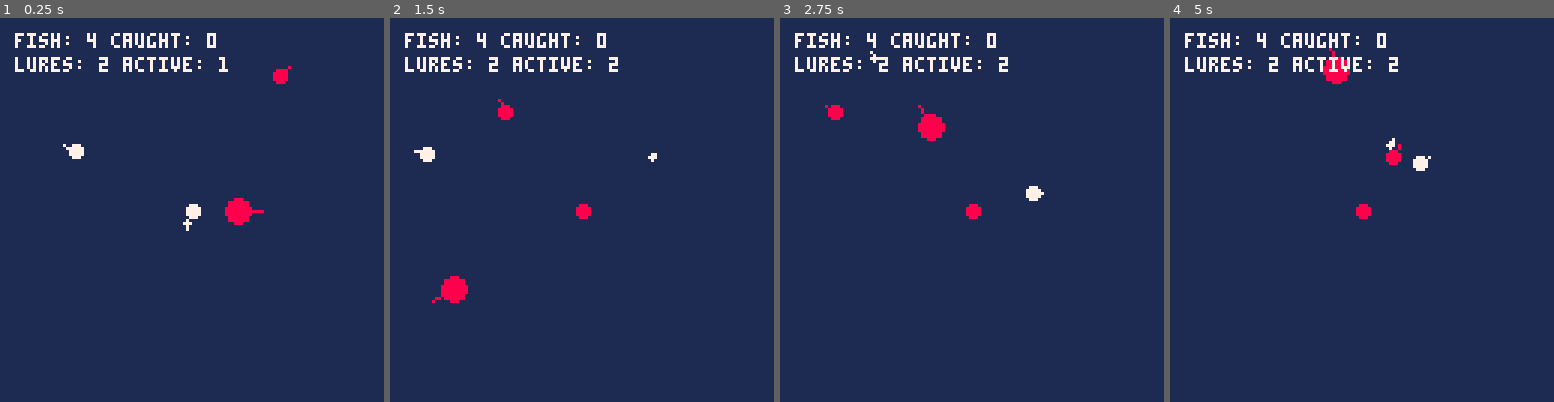
Above: before the commit, frames 1-4 (left to right).
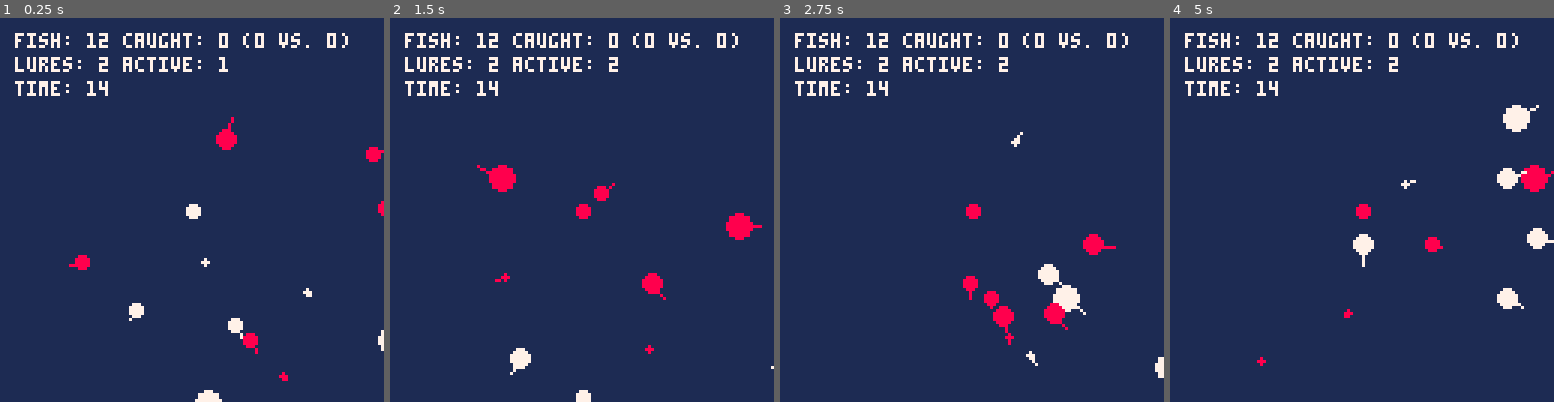
Above: after the commit, the same moments.

Repository: millwardesque/pico-fish-v2
Game: PICO-8 cartridge fish2.p8
Two runs of this game, one before a commit and one after it. Both use one fixed random seed, a clock stepped at 60 frames per second and the inputs below.
Inputs:
- Up to frame 1 (0.25 s): no input
- Up to frame 2 (1.5 s): tap O (Z key) at 0.7 s
- Up to frame 3 (2.75 s): hold Right 1.6-2.1 s; tap O (Z key) at 1.7, 2.1, 2.5 s; hold Up 2.15-2.42 s; hold Right from 2.47 s (still down)
- Up to frame 4 (5 s): tap O (Z key) every 0.4 s from 2.9 to 4.9 s; release Right at 3.03 s; hold Left 3.08-3.58 s; hold Down 3.63-3.97 s; hold Right 4.02-4.68 s; hold Up from 4.73 s (still down)

The runs differ from the first frame. In frame 1, 3.3% of the frame differs, in the area x 3-100%, y 3-100%; in frame 2, 3.6%; in frame 3, 3.8%; in frame 4, 3.9%, in the area x 3-100%, y 3-91%.

Commit message:
Added good/bad catches, game-over and score, level timer, and offscreen spawn

Diff:
--- a/fish2.p8
+++ b/fish2.p8
@@ -311,7 +311,7 @@
                 if self.target.colour == self.colour then
                     matches += 1
                 end
-                if abs(self.target.size - self.size) <= 2 then
+                if self.size - self.target.size >= 0 and self.size - self.target.size <= 2 then
                     matches += 1
                 end
             end
@@ -329,9 +329,9 @@
                 if interest == 0 then
                     speed *= -1.0
                 elseif interest == 1 then
-                    speed *= 0.5
+                    speed *= 0
                 elseif interest == 2 then
-                    speed *= 1.5
+                    speed *= 1
                 end
 
                 local new_pos = self.v2_pos(self) + self.dir * speed
@@ -388,17 +388,34 @@
 lure = require('lure')
 
 cam = nil
+
+level_timer = nil
+
 fishes = nil
+max_fish = 10
+
 active_lure = nil
 active_lure_index = nil
 available_lures = nil
-catch_count = nil
+
+good_catch_count = nil
+bad_catch_count = nil
+
 scene = nil
 state = "ingame"
 
-function add_fish(target, colour, size)
-    local x = flr(rnd(100))
-    local y = flr(rnd(100))
+function add_fish(target, colour, size, is_offscreen)
+    local min_dist = 20
+    local zone_size = 128 - min_dist
+
+    if is_offscreen then
+        min_dist = 128
+        zone_size = 20
+    end
+
+    local x = 64 + min_dist + flr(rnd(zone_size)) - zone_size / 2
+    local y = 64 + min_dist + flr(rnd(zone_size)) - zone_size / 2
+
     local new_fish = fish.mk('f'..#fishes, x, y, colour, size)
     new_fish.target = target
     add(fishes, new_fish)
@@ -443,11 +460,32 @@
     del(scene, fish)
 end
 
+function should_add_fish()
+    if max_fish > #fishes then
+        local i = flr(rnd(2))
+        local fish_colour = 0
+        if i == 0 then
+            fish_colour = 7
+        elseif i == 1 then
+            fish_colour = 8
+        end
+
+        local fish_size = 1 + flr(rnd(8))
+
+        add_fish(active_lure, fish_colour, fish_size, true)
+    end
+end
+
 function check_for_caught()
     for f in all(fishes) do
         if f.lure_dist(f, active_lure) < active_lure.radius(active_lure) then
             remove_fish(f)
-            catch_count += 1
+
+            if f.colour == 7 then
+                good_catch_count += 1
+            else
+                bad_catch_count += 1
+            end
         end
     end
 end
@@ -457,6 +495,8 @@
     state = "ingame"
     scene = {}
 
+    level_timer = 15 * stat(8) -- secs * target FPS
+
     cam = game_cam.mk("main-cam", 0, 0, 128, 128, 16, 16)
     add(scene, cam)
 
@@ -465,13 +505,21 @@
     add(available_lures, lure.mk('lure-8', 64, 64, 8))
     next_lure()
 
-    catch_count = 0
+    good_catch_count = 0
+    bad_catch_count = 0
 
     fishes = {}
-    add_fish(active_lure, 7, 4)
-    add_fish(active_lure, 7, 2)
-    add_fish(active_lure, 8, 4)
-    add_fish(active_lure, 8, 8)
+
+    local fish_size = nil
+    for i = 1,6 do
+        fish_size = 1 + flr(rnd(8))
+        add_fish(active_lure, 7, fish_size, false)
+    end
+
+    for i = 1,6 do
+        fish_size = 1 + flr(rnd(8))
+        add_fish(active_lure, 8, fish_size, false)
+    end
 end
 
 function _update()
@@ -481,32 +529,50 @@
                 obj.update(obj)
             end
         end
-    end
-
-    if btnp(0) then
-        active_lure.size = max(1, active_lure.size - 1)
-    end
-    if btnp(1) then
-        active_lure.size = min(10, active_lure.size + 1)
-    end
-
-    if btnp(2) then
-        next_lure()
-    end
-    if btnp(3) then
-        prev_lure()
-    end
-
-    if btnp(4) then
-        _init()
-    end
-
-    check_for_caught()
-
-    -- Debug
-    --log.log("Mem: "..(stat(0)/2048.0).."% CPU: "..(stat(1)/1.0).."%")
-    log.log("fish: "..#fishes.." caught: "..catch_count)
-    log.log("lures: "..#available_lures.." active: "..active_lure_index)
+
+        if btnp(0) then
+            active_lure.size = max(1, active_lure.size - 1)
+        end
+        if btnp(1) then
+            active_lure.size = min(10, active_lure.size + 1)
+        end
+
+        if btnp(2) then
+            next_lure()
+        end
+        if btnp(3) then
+            prev_lure()
+        end
+
+        if btnp(4) then
+            _init()
+        end
+
+        check_for_caught()
+
+        should_add_fish()
+
+        level_timer -= 1
+
+        if level_timer == 0 then
+            state = "gameover"
+        end
+
+        -- Debug
+        --log.log("Mem: "..(stat(0)/2048.0).."% CPU: "..(stat(1)/1.0).."%")
+        log.log("fish: "..#fishes.." caught: "..(good_catch_count + bad_catch_count).." ("..good_catch_count.." vs. "..bad_catch_count..")")
+        log.log("lures: "..#available_lures.." active: "..active_lure_index)
+        log.log("time: "..flr(level_timer / stat(8)))
+    elseif state == "gameover" then
+        scene = {}
+        log.log("game over!")
+        log.log("score: "..max(0, good_catch_count - bad_catch_count))
+        log.log("press 4 to try again")
+
+        if btnp(4) then
+            _init()
+        end
+    end
 end
 
 function _draw()
--- a/game.lua
+++ b/game.lua
@@ -8,17 +8,34 @@
 lure = require('lure')
 
 cam = nil
+
+level_timer = nil
+
 fishes = nil
+max_fish = 10
+
 active_lure = nil
 active_lure_index = nil
 available_lures = nil
-catch_count = nil
+
+good_catch_count = nil
+bad_catch_count = nil
+
 scene = nil
 state = "ingame"
 
-function add_fish(target, colour, size)
-    local x = flr(rnd(100))
-    local y = flr(rnd(100))
+function add_fish(target, colour, size, is_offscreen)
+    local min_dist = 20
+    local zone_size = 128 - min_dist
+
+    if is_offscreen then
+        min_dist = 128
+        zone_size = 20
+    end
+
+    local x = 64 + min_dist + flr(rnd(zone_size)) - zone_size / 2
+    local y = 64 + min_dist + flr(rnd(zone_size)) - zone_size / 2
+
     local new_fish = fish.mk('f'..#fishes, x, y, colour, size)
     new_fish.target = target
     add(fishes, new_fish)
@@ -63,11 +80,32 @@
     del(scene, fish)
 end
 
+function should_add_fish()
+    if max_fish > #fishes then
+        local i = flr(rnd(2))
+        local fish_colour = 0
+        if i == 0 then
+            fish_colour = 7
+        elseif i == 1 then
+            fish_colour = 8
+        end
+
+        local fish_size = 1 + flr(rnd(8))
+
+        add_fish(active_lure, fish_colour, fish_size, true)
+    end
+end
+
 function check_for_caught()
     for f in all(fishes) do
         if f.lure_dist(f, active_lure) < active_lure.radius(active_lure) then
             remove_fish(f)
-            catch_count += 1
+
+            if f.colour == 7 then
+                good_catch_count += 1
+            else
+                bad_catch_count += 1
+            end
         end
     end
 end
@@ -77,6 +115,8 @@
     state = "ingame"
     scene = {}
 
+    level_timer = 15 * stat(8) -- secs * target FPS
+
     cam = game_cam.mk("main-cam", 0, 0, 128, 128, 16, 16)
     add(scene, cam)
 
@@ -85,13 +125,21 @@
     add(available_lures, lure.mk('lure-8', 64, 64, 8))
     next_lure()
 
-    catch_count = 0
+    good_catch_count = 0
+    bad_catch_count = 0
 
     fishes = {}
-    add_fish(active_lure, 7, 4)
-    add_fish(active_lure, 7, 2)
-    add_fish(active_lure, 8, 4)
-    add_fish(active_lure, 8, 8)
+
+    local fish_size = nil
+    for i = 1,6 do
+        fish_size = 1 + flr(rnd(8))
+        add_fish(active_lure, 7, fish_size, false)
+    end
+
+    for i = 1,6 do
+        fish_size = 1 + flr(rnd(8))
+        add_fish(active_lure, 8, fish_size, false)
+    end
 end
 
 function _update()
@@ -101,32 +149,50 @@
                 obj.update(obj)
             end
         end
-    end
-
-    if btnp(0) then
-        active_lure.size = max(1, active_lure.size - 1)
-    end
-    if btnp(1) then
-        active_lure.size = min(10, active_lure.size + 1)
-    end
-
-    if btnp(2) then
-        next_lure()
-    end
-    if btnp(3) then
-        prev_lure()
-    end
-
-    if btnp(4) then
-        _init()
-    end
-
-    check_for_caught()
-
-    -- Debug
-    --log.log("Mem: "..(stat(0)/2048.0).."% CPU: "..(stat(1)/1.0).."%")
-    log.log("fish: "..#fishes.." caught: "..catch_count)
-    log.log("lures: "..#available_lures.." active: "..active_lure_index)
+
+        if btnp(0) then
+            active_lure.size = max(1, active_lure.size - 1)
+        end
+        if btnp(1) then
+            active_lure.size = min(10, active_lure.size + 1)
+        end
+
+        if btnp(2) then
+            next_lure()
+        end
+        if btnp(3) then
+            prev_lure()
+        end
+
+        if btnp(4) then
+            _init()
+        end
+
+        check_for_caught()
+
+        should_add_fish()
+
+        level_timer -= 1
+
+        if level_timer == 0 then
+            state = "gameover"
+        end
+
+        -- Debug
+        --log.log("Mem: "..(stat(0)/2048.0).."% CPU: "..(stat(1)/1.0).."%")
+        log.log("fish: "..#fishes.." caught: "..(good_catch_count + bad_catch_count).." ("..good_catch_count.." vs. "..bad_catch_count..")")
+        log.log("lures: "..#available_lures.." active: "..active_lure_index)
+        log.log("time: "..flr(level_timer / stat(8)))
+    elseif state == "gameover" then
+        scene = {}
+        log.log("game over!")
+        log.log("score: "..max(0, good_catch_count - bad_catch_count))
+        log.log("press 4 to try again")
+
+        if btnp(4) then
+            _init()
+        end
+    end
 end
 
 function _draw()
--- a/src/fish.lua
+++ b/src/fish.lua
@@ -32,7 +32,7 @@
                 if self.target.colour == self.colour then
                     matches += 1
                 end
-                if abs(self.target.size - self.size) <= 2 then
+                if self.size - self.target.size >= 0 and self.size - self.target.size <= 2 then
                     matches += 1
                 end
             end
@@ -50,9 +50,9 @@
                 if interest == 0 then
                     speed *= -1.0
                 elseif interest == 1 then
-                    speed *= 0.5
+                    speed *= 0
                 elseif interest == 2 then
-                    speed *= 1.5
+                    speed *= 1
                 end
 
                 local new_pos = self.v2_pos(self) + self.dir * speed
Not shown, changed: plan.txt
